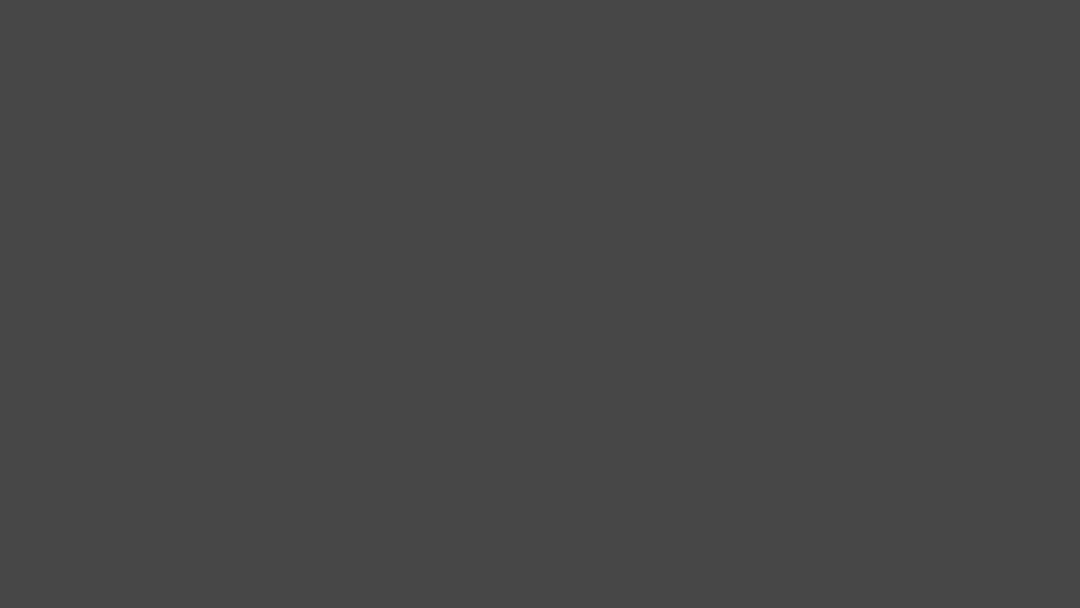
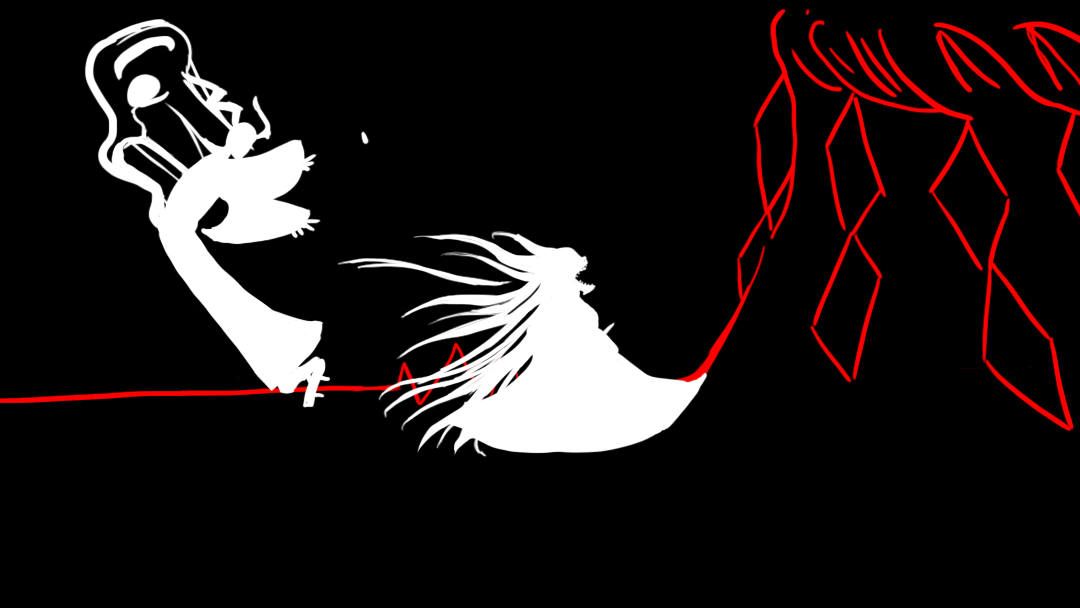
Comparing the layer stacks of the two 1080x608 images. Changes:
added layer "Layer 8" in group "Youki" over box(337, 231, 708, 458)
added group "Youki" (2nd of 2, in "Youki") with 11 layers in group "Youki" over box(84, 18, 370, 408)
added group "Upper body" with 4 layers in group "Youki" over box(156, 70, 370, 243)
moved "Head" (1st of 2, in "Youki" › "Youki" › "Upper body") into group "Upper body" over box(180, 70, 273, 162)
painted on "Pony tail" over box(180, 70, 245, 132)
painted on "Head" (2nd of 2, in "Youki" › "Youki" › "Upper body" › "Head") over box(224, 95, 273, 162)
moved "Torso" into group "Upper body", painted on it over box(156, 131, 370, 243)
moved "Arms" into group "Youki", painted on it over box(185, 139, 321, 245)
added layer "Layer 7" in group "Youki" over box(158, 225, 331, 408)
moved "Ghost half" into group "Youki" over box(84, 18, 255, 246)
added layer "Layer 10" in group "Ghost half" over box(121, 52, 255, 246)
painted on "Exterior" over box(84, 18, 193, 240)
painted on "Interior" over box(113, 35, 177, 170)
added layer "Layer 6" above "Layer 1" over box(0, 8, 1080, 432)
"Layer 1": opacity 72% → 100% over box(0, 0, 1080, 608)
